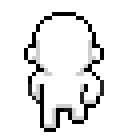
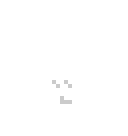
Layered file, before and after one edit (128px x 136px). Changes by layer:
showed group "clothes" (30 layers) over [32, 72, 96, 132]
added group "tshirt white" with 9 layers in group "clothes" over [32, 72, 96, 104]
added layer "tshirt white 1 1" in group "tshirt white" over [52, 80, 72, 104]
hid group "body" (37 layers) over [24, 12, 104, 132]
hid group "body-2-2" (3 layers) over [24, 12, 104, 132]
painted on "body shadow" (1st of 6, in "body" › "body-2-2") over [28, 84, 100, 128]
painted on "body lines" (1st of 6, in "body" › "body-2-2") over [28, 80, 104, 132]
